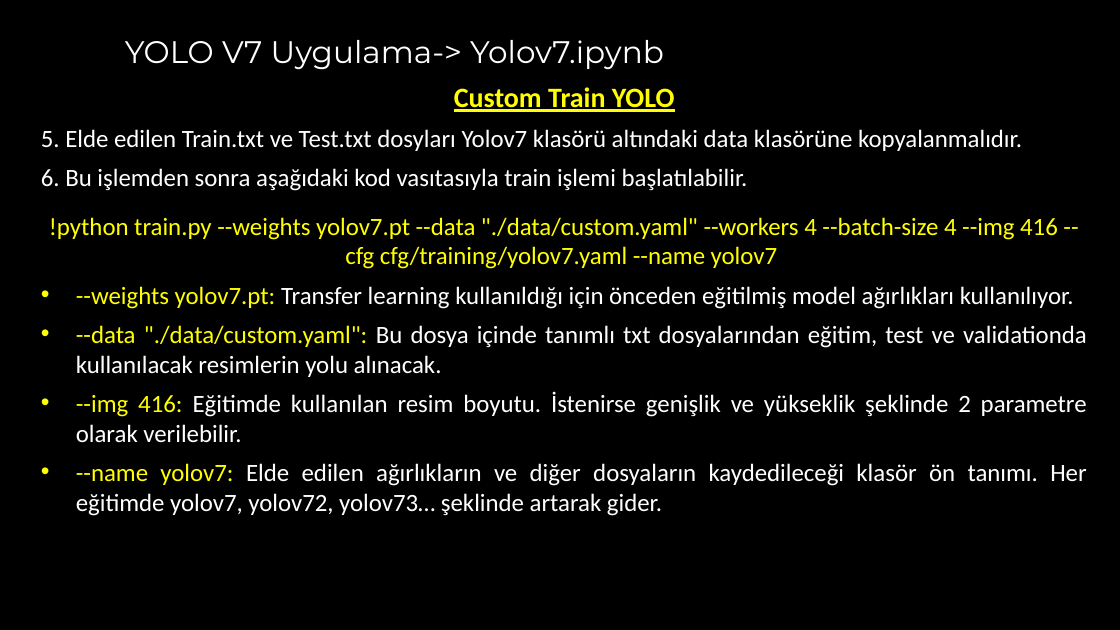
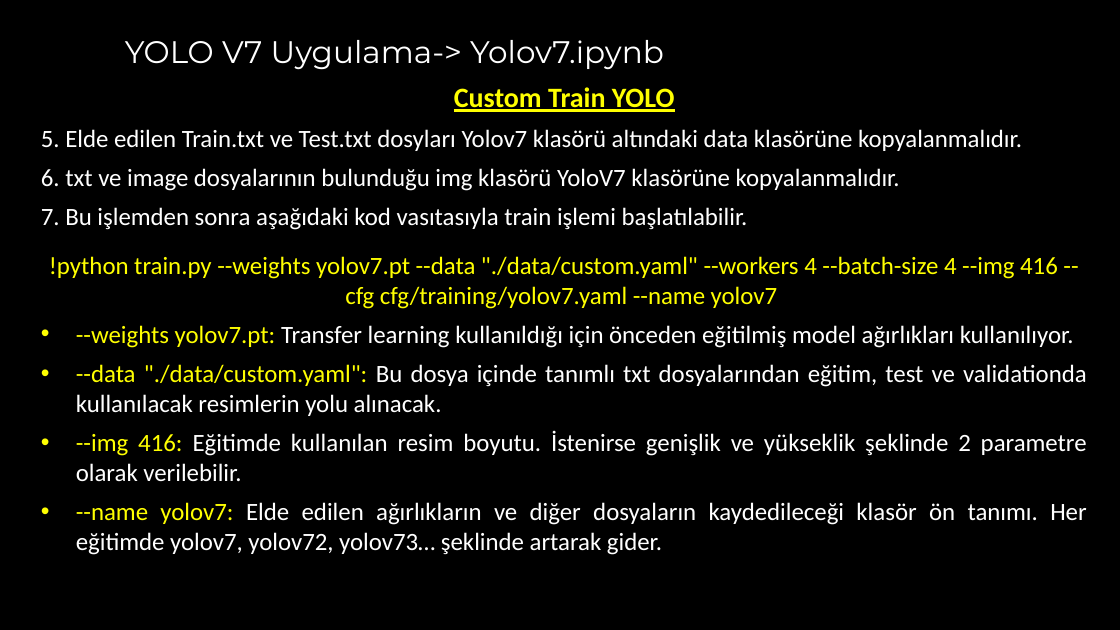
Before and after one commit to akaraci/Makine-Ogrenmesi, a slide deck: slide 22 of Sunular/MÖT-Hafta-8 - Yolo Detection.pptx. Drawn at 1120x630 pixels with LibreOffice and Linux fonts; fonts in the diff are those of the drawing. Boxes give left, top, right and bottom in pixels: in the first picture for what was removed or moved away, otherwise in the second. Text is boxed around its words. In the diff, an @@ line names an element or a change of style, - is before the commit and + after.

```diff
--- a/Sunular/MÖT-Hafta-8 - Yolo Detection.pptx
+++ b/Sunular/MÖT-Hafta-8 - Yolo Detection.pptx
@@ text at box(41, 168, 900, 230): text changed @@
-6. Bu işlemden sonra aşağıdaki kod vasıtasıyla train işlemi başlatılabilir.
+6. txt ve image dosyalarının bulunduğu img klasörü YoloV7 klasörüne kopyalanmalıdır.
+7. Bu işlemden sonra aşağıdaki kod vasıtasıyla train işlemi başlatılabilir.
```
